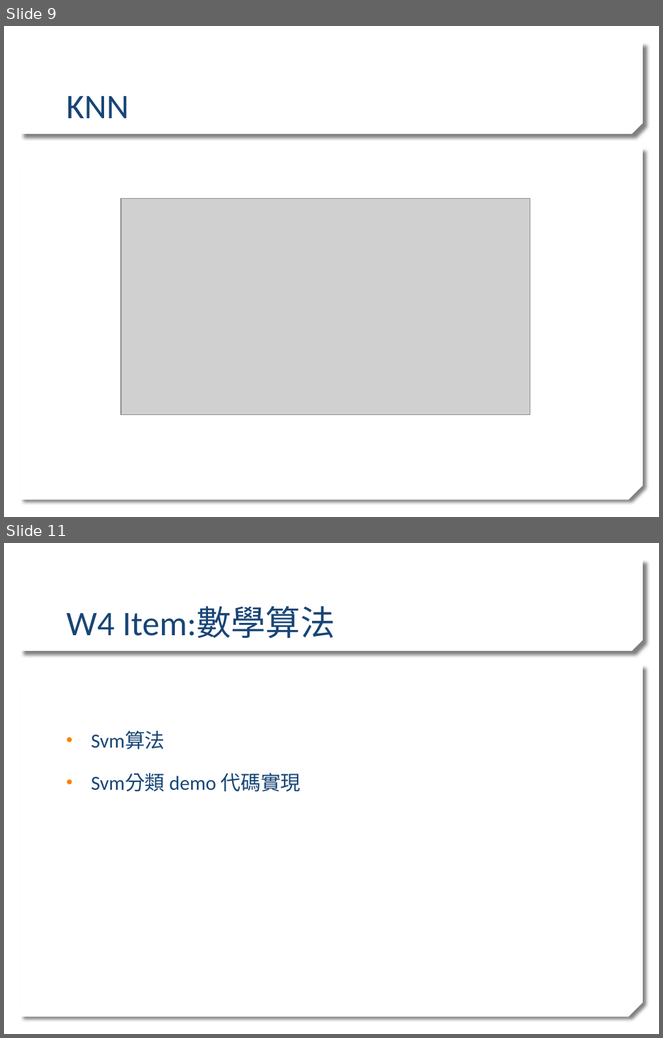
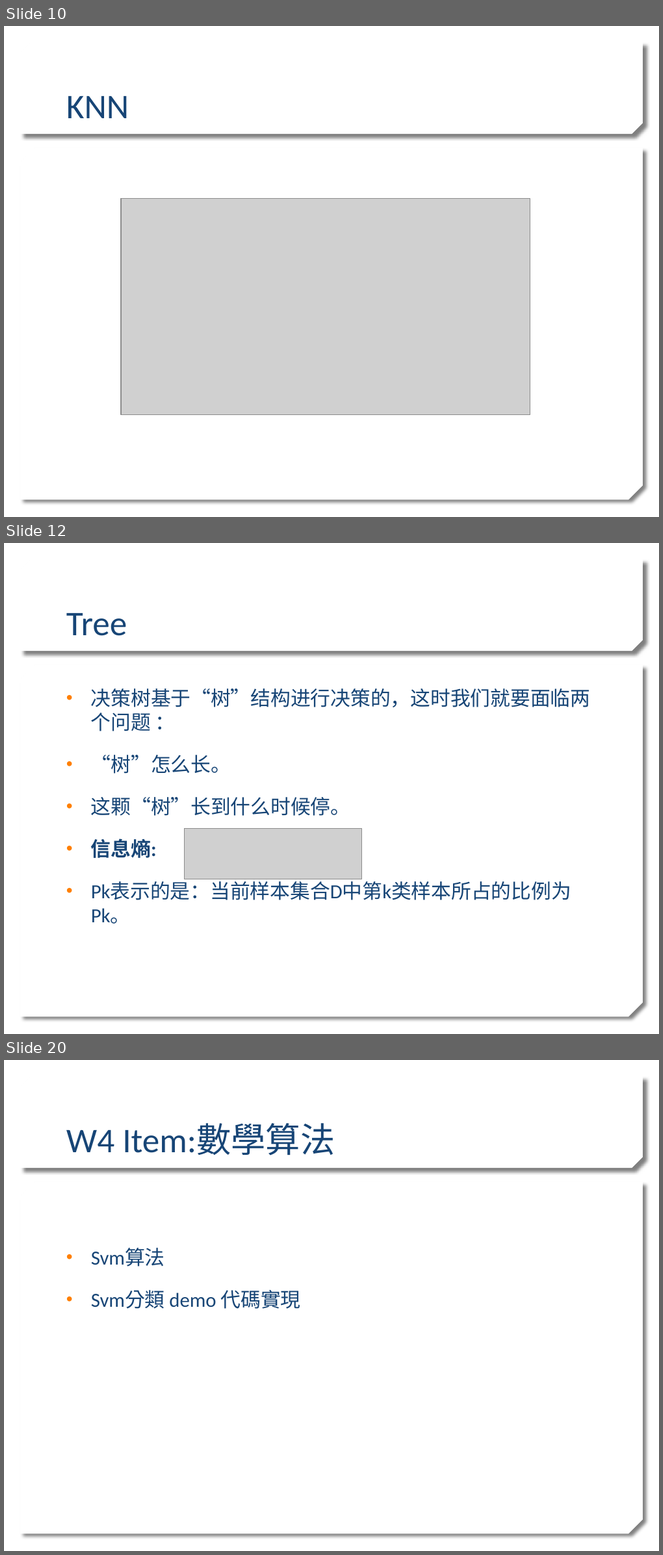
Before and after one commit to stereo720712/2020_Learn_practice_Machine_Learning, a slide deck: ml traing sean_detail.pptx. Shown one above the other, each under a label of ours: slides 9 and 11 before the commit, slides 10, 12 and 20 after it; the slides between them are not shown. The pictures are 663x1038 and 663x1555 pixels, drawn with LibreOffice and Linux fonts; fonts in the diff are those of the drawing; grey boxes stand for pictures; background and template pictures are left out. Boxes give left, top, right and bottom in pixels: in the first picture for what was removed or moved away, otherwise in the second. Text is boxed around its words. In the diff, an @@ line names an element or a change of style, - is before the commit and + after.

```diff
--- a/ml traing sean_detail.pptx
+++ b/ml traing sean_detail.pptx
@@ slide 12 added at [4, 543, 659, 1034], background picture (left out); not listed: 2 template elements that a slide beside it also shows @@
@@ title added at [66, 613, 127, 636], 38 pt, text #174576 @@
+Tree
@@ text added at [91, 689, 591, 924], 22 pt, text #174576 @@
+• 决策树基于“树”结构进行决策的，这时我们就要面临两个问题 ：
+• “树”怎么长。
+• 这颗“树”长到什么时候停。
+• 信息熵:
+• Pk表示的是：当前样本集合D中第k类样本所占的比例为Pk。
@@ picture added at [184, 828, 362, 880] @@
@@ what was slide 9 is now slide 10 @@
@@ what was slide 11 is now slide 20 @@
```
Also in this commit, not shown: 2 slides changed, 8 other slides added, 5 other files.
